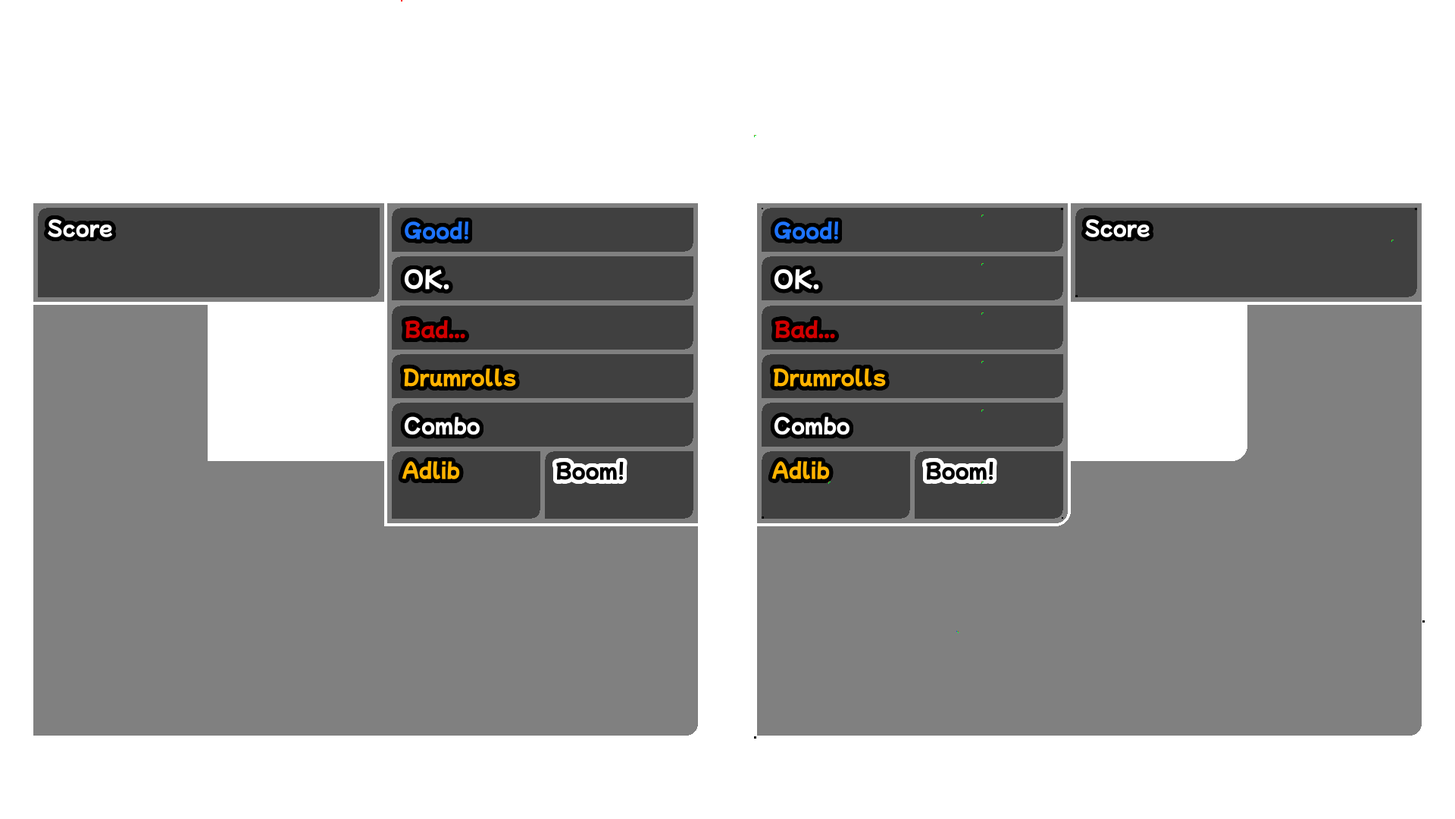
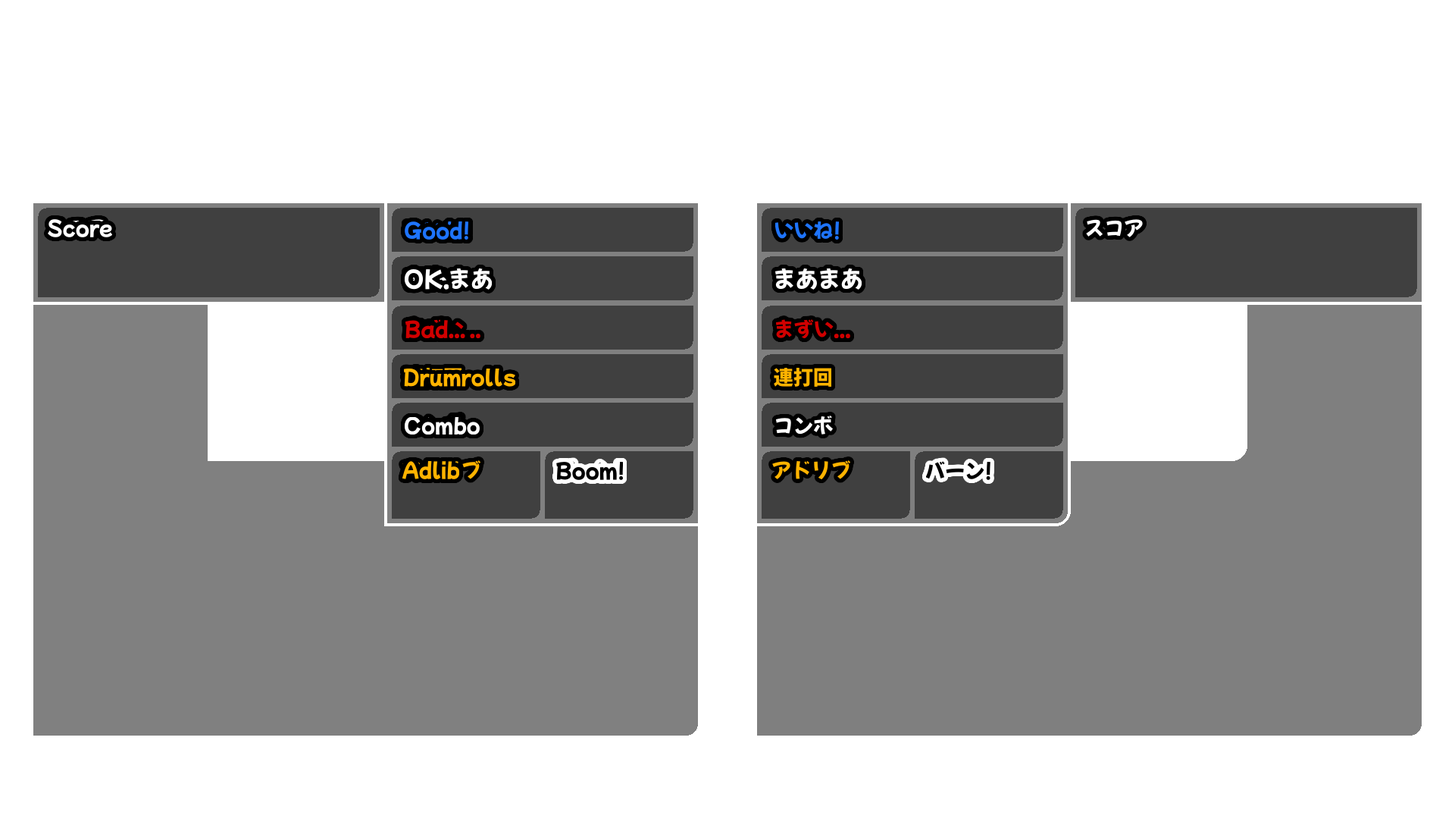
Revision of a layered 1455x819 image; what changed, layer by layer:
removed group "Group 15" (5 layers) from group "Group 11" over (754, 134, 1426, 739)
removed layer "judge" from group "Group 15" over (761, 207, 1116, 519)
removed layer "bubble" from group "Group 15" over (754, 620, 1426, 739)
removed layer "Copy of Paint Layer 1 Merged" (3rd of 6, in "Group 11" › "Group 12") (was 50%) from group "Group 12" over (761, 207, 1116, 484)
renamed "Paint Layer 15" to "back", opacity 100% → 50%, painted on it over (761, 207, 1116, 519)
added group "background" (1st of 2, in "p2") with 2 layers in group "p2" over (754, 207, 1426, 739)
moved "Copy of Paint Layer 8" (1st of 4, in "p2" › "background") into group "background", painted on it over (754, 207, 1426, 739)
removed layer "Copy of Paint Layer 8" (2nd of 6, in "Group 11") from group "Group 11" over (754, 207, 1426, 739)
moved "Copy of Paint Layer 8" (2nd of 4, in "p2" › "background") into group "background", painted on it over (754, 207, 1426, 739)
removed group "Group 12" (2nd of 2, in "Group 16") (3 layers) from group "Group 16" over (397, 216, 628, 484)
removed group "Group 11" (2nd of 2, in "Group 16") (8 layers) from group "Group 16" over (45, 0, 1426, 739)
removed layer "Copy of Paint Layer 1 Merged" (6th of 6, in "Group 16" › "Group 11") (was 50%) from group "Group 11" over (45, 0, 1426, 739)
added group "judgements" (2nd of 2, in "p1") with 7 layers in group "p1" over (397, 216, 628, 484)
added layer "back" (3rd of 3, in "p1" › "judgements") (50%) in group "judgements" over (397, 216, 628, 484)
added group "background" (2nd of 2, in "p1") with 2 layers in group "p1" over (45, 0, 830, 739)
moved "Copy of Paint Layer 8" (3rd of 4, in "p1" › "background") into group "background", painted on it over (45, 0, 830, 739)
moved "Copy of Paint Layer 8" (4th of 4, in "p1" › "background") into group "background" over (45, 215, 628, 484)
…and 9 more changes (2 added, 2 painted, 5 removed, 1 renamed, 2 stack)
